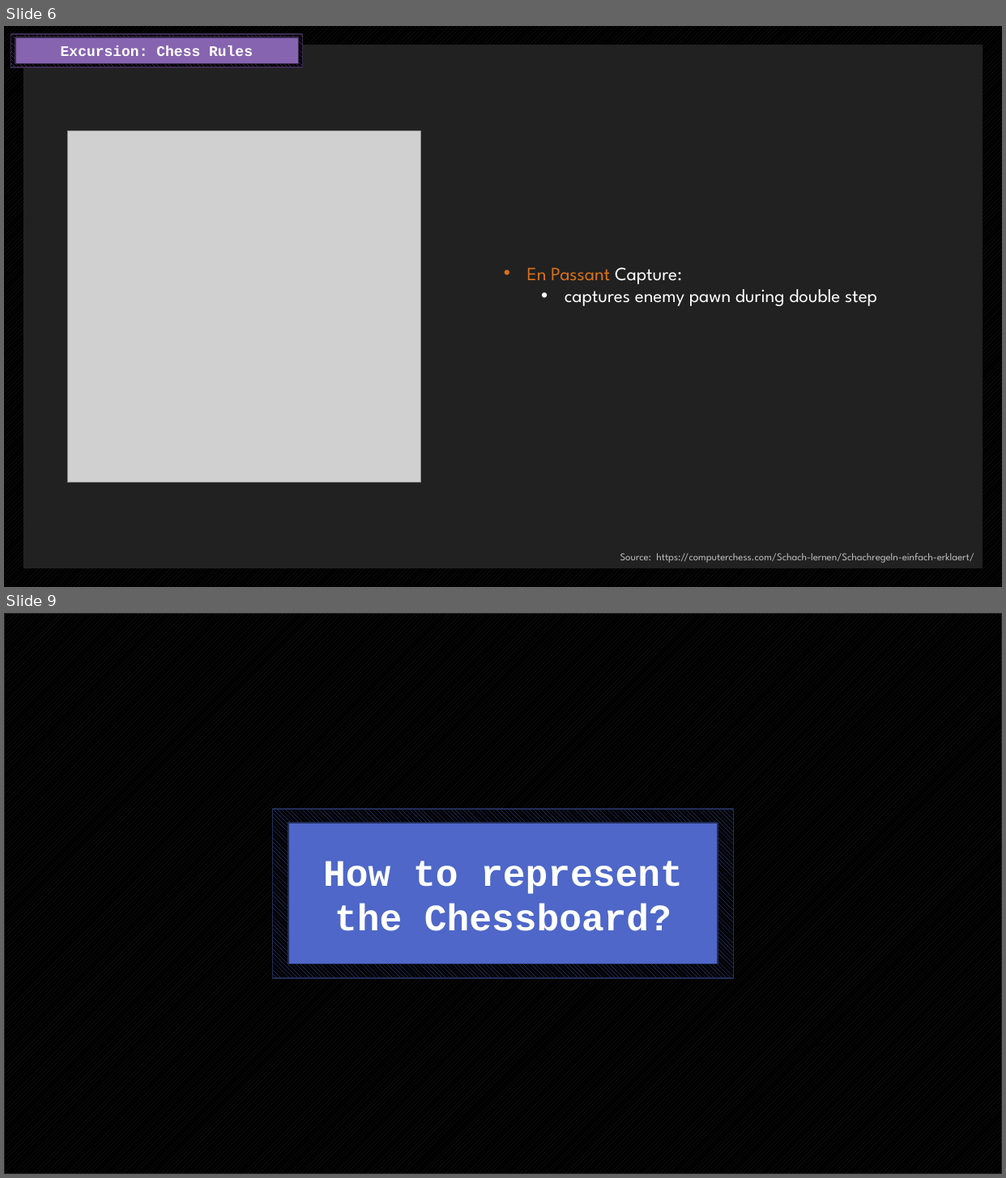
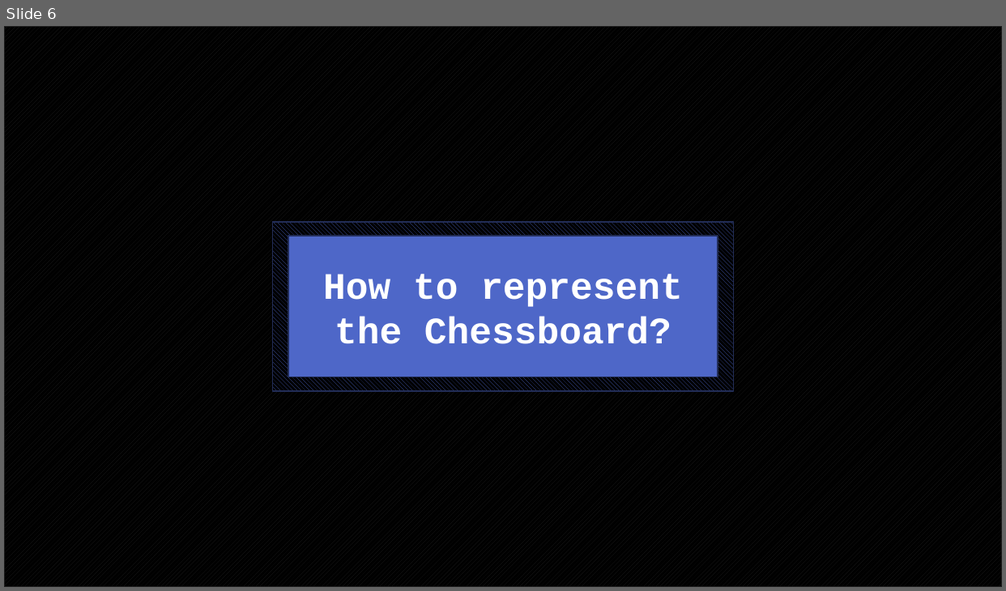
Before and after one commit to endorivium/informational-mastery, a slide deck: KP/1_AbschlussPräsentation/KP_AbschlussPräsentation_Kotlin.pptx. Shown one above the other, each under a label of ours: slides 6 and 9 before the commit, slide 6 after it; the slides between them are not shown. The pictures are 1006x1178 and 1006x591 pixels, drawn with LibreOffice and Linux fonts; fonts in the diff are those of the drawing; grey boxes stand for pictures; background and template pictures are left out. Boxes give left, top, right and bottom in pixels: in the first picture for what was removed or moved away, otherwise in the second. Text is boxed around its words. In the diff, an @@ line names an element or a change of style, - is before the commit and + after.

```diff
--- a/KP/1_AbschlussPräsentation/KP_AbschlussPräsentation_Kotlin.pptx
+++ b/KP/1_AbschlussPräsentation/KP_AbschlussPräsentation_Kotlin.pptx
@@ slide 6 removed at (4,26,1002,587), background pattern #212121 on #000000 @@
@@ rectangle removed at (10,34,303,68) @@
@@ rectangle removed at (15,37,298,63) @@
-Excursion: Chess Rules
@@ rectangle removed at (24,45,982,569) @@
@@ picture removed at (68,130,421,482) @@
@@ text removed at (527,267,877,306) @@
-• En Passant Capture:
-  • captures enemy pawn during double step
@@ text removed at (620,553,974,563) @@
-Source: https://computerchess.com/Schach-lernen/Schachregeln-einfach-erklaert/
@@ what was slide 9 is now slide 6 @@
```
Also in this commit, not shown: 6 slides changed, 2 slides added, 2 other slides removed.
